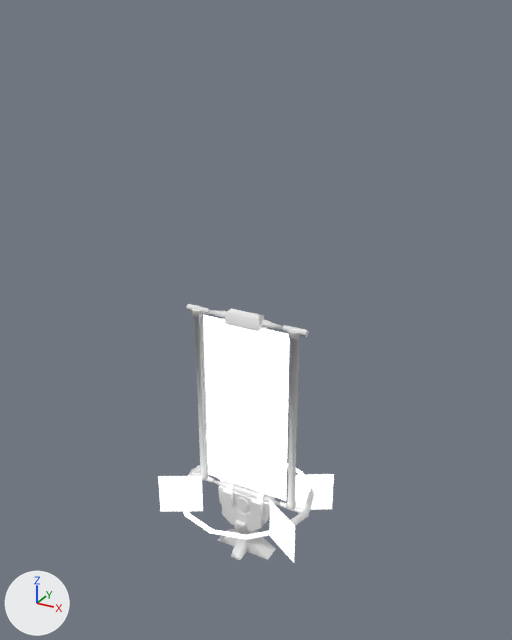
Before and after pictures for a commit that changed the glTF model docs/base/@vl2/shapes.vl2/shapes/switch.glb.
One viewpoint serves both versions: a 50 mm camera at (5.02, -8.78, 8.85) aimed at (0.25, -0.1, 4.51). Arrows for +X, +Y and +Z are at lower left; the lights stay in place. The first picture is the older version.

Script lines for the objects in view, before the commit:
```python
ob_base = bpy.data.objects.new('Base', me_dtsmesh24)
ob_base.location = (0.0, 0.0, 0.0)
ob_baserotater = bpy.data.objects.new('BaseRotater', me_dtsmesh0)
ob_baserotater.location = (0.0, 0.0, 0.0)
ob_beamframe = bpy.data.objects.new('BeamFrame', me_dtsmesh14)
ob_beamframe.location = (0.0, 0.0, 0.0)
ob_centerpiecetop = bpy.data.objects.new('CenterPieceTop', me_dtsmesh34)
ob_centerpiecetop.location = (0.0, 0.0, 0.0)
ob_flarec = bpy.data.objects.new('FlareC', me_dtsmesh90)
ob_flarec.location = (0.0, 0.0, 0.0)
ob_poleendstop = bpy.data.objects.new('PoleEndsTop', me_dtsmesh19)
ob_poleendstop.location = (0.0, 0.0, 0.0)
ob_poletop = bpy.data.objects.new('PoleTop', me_dtsmesh29)
ob_poletop.location = (0.0, 0.0, 0.0)
ob_screen = bpy.data.objects.new('Screen', me_dtsmesh70)
ob_screen.location = (0.0, 0.0, 0.0)
ob_uframe = bpy.data.objects.new('UFrame', me_dtsmesh9)
ob_uframe.location = (0.0, 0.0, 0.0)
# also in view: 'Screenstatic' at (0.0, 0.0, 2.8); 'FlareA' at (-0.98, -0.58, 1.14); 'SupportB' at (0.87, 0.0, 2.79); 'SupportA' at (-0.86, 0.0, 2.79); 'FlareB' at (0.98, -0.57, 1.13)
```
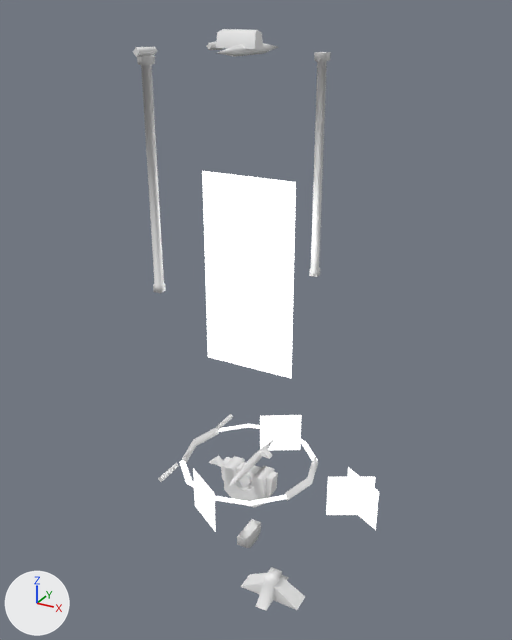
What differs and where, as boxes [x1, y1, x2, y2] in the pictures (512 x 640 px):
```json
{"object": "Screen", "change": "moved", "after": [202, 171, 296, 378], "on screen": "not visible before"}
{"object": "Screenstatic", "change": "moved", "before": [203, 315, 290, 501], "on screen": "not visible afterwards"}
{"object": "SupportA", "change": "moved, turned", "before": [192, 309, 209, 481], "after": [137, 55, 166, 293]}
{"object": "SupportB", "change": "moved, turned", "before": [286, 331, 301, 511], "after": [309, 52, 331, 277]}
{"object": "UFrame", "change": "moved", "before": [218, 481, 275, 532], "after": [221, 456, 278, 508]}
{"object": "BaseRotater", "change": "moved", "before": [218, 529, 276, 560], "after": [240, 567, 305, 611]}
{"object": "FlareB", "change": "moved, turned", "before": [269, 500, 295, 563], "after": [326, 477, 375, 515]}
{"object": "FlareC", "change": "moved, turned", "before": [295, 474, 334, 510], "after": [347, 467, 379, 530]}
{"object": "FlareA", "change": "moved, turned", "before": [158, 476, 203, 512], "after": [193, 468, 216, 532]}
{"object": "CenterPieceTop", "change": "moved", "before": [225, 309, 265, 332], "after": [216, 29, 264, 49]}
{"object": "FlareD", "change": "moved, turned", "before": [207, 448, 226, 482], "after": [260, 415, 302, 451], "on screen": "mostly hidden before"}
{"object": "BeamFrame", "change": "moved", "before": [188, 465, 314, 526], "after": [181, 427, 318, 501]}
{"object": "Beam", "change": "moved", "before": [179, 493, 283, 540], "after": [181, 424, 289, 506]}
{"object": "PoleTop", "change": "moved, turned", "before": [208, 310, 283, 330], "after": [217, 43, 278, 57]}
{"object": "PoleBot", "change": "moved, turned", "before": [213, 480, 280, 505], "after": [226, 439, 274, 489]}
{"object": "BeamB", "change": "moved", "before": [178, 463, 309, 539], "after": [179, 424, 318, 505]}
{"object": "Base", "change": "moved", "before": [234, 520, 250, 534], "after": [237, 519, 261, 548]}
{"object": "PoleEndsTop", "change": "moved, turned", "before": [186, 304, 309, 337], "after": [133, 42, 224, 57]}
{"object": "PoleEndsBot", "change": "moved, turned", "before": [192, 471, 305, 513], "after": [158, 414, 233, 482]}
```

Scene script edits in JSON lines:
```json
{"op": "set", "path": "ob_baserotater.location", "old": "(0.0, 0.0, 0.0)", "new": "(1.0, -0.9, 0.13)"}
{"op": "set", "path": "ob_uframe.location", "old": "(0.0, 0.0, 0.0)", "new": "(0.0, 0.1, 0.45)"}
{"op": "set", "path": "ob_beamframe.location", "old": "(0.0, 0.0, 0.0)", "new": "(0.0, 0.1, 0.59)"}
{"op": "set", "path": "ob_poleendstop.location", "old": "(0.0, 0.0, 0.0)", "new": "(-0.96, 0.0, 3.92)"}
{"op": "set", "path": "ob_poleendstop.rotation_euler", "old": "(0.0, 0.0, 0.0)", "new": "(0.0, 0.0, 1.571)", "note": "degrees (0, 0, 0) -> degrees (0, 0, 90)"}
{"op": "set", "path": "ob_base.location", "old": "(0.0, 0.0, 0.0)", "new": "(0.0, 0.1, -0.38)"}
{"op": "set", "path": "ob_poletop.location", "old": "(0.0, 0.0, 0.0)", "new": "(0.1, 0.0, 3.92)"}
{"op": "set", "path": "ob_poletop.rotation_euler", "old": "(0.0, 0.0, 0.0)", "new": "(0.0, 0.0, -1.571)", "note": "degrees (0, 0, 0) -> degrees (0, 0, -90)"}
{"op": "set", "path": "ob_centerpiecetop.location", "old": "(0.0, 0.0, 0.0)", "new": "(0.0, -0.1, 4.04)"}
{"op": "set", "path": "ob_supporta.location", "old": "(0.0, 0.0, 0.0)", "new": "(-0.96, 0.0, 3.86)"}
{"op": "set", "path": "ob_supporta.rotation_euler", "old": "(0.0, 0.0, 0.0)", "new": "(0.0, 0.0, 1.571)", "note": "degrees (0, 0, 0) -> degrees (0, 0, 90)"}
{"op": "set", "path": "ob_supportb.location", "old": "(0.0, 0.0, 0.0)", "new": "(0.77, 0.0, 3.86)"}
{"op": "set", "path": "ob_supportb.rotation_euler", "old": "(0.0, 0.0, 0.0)", "new": "(0.0, 0.0, 1.571)", "note": "degrees (0, 0, 0) -> degrees (0, 0, 90)"}
{"op": "set", "path": "ob_polebot.location", "old": "(0.0, 0.0, 0.0)", "new": "(0.1, 0.0, 0.65)"}
{"op": "set", "path": "ob_polebot.rotation_euler", "old": "(0.0, 0.0, 0.0)", "new": "(0.0, 0.0, -1.571)", "note": "degrees (0, 0, 0) -> degrees (0, 0, -90)"}
{"op": "set", "path": "ob_poleendsbot.location", "old": "(0.0, 0.0, 0.0)", "new": "(-0.96, 0.0, 0.65)"}
{"op": "set", "path": "ob_poleendsbot.rotation_euler", "old": "(0.0, 0.0, 0.0)", "new": "(0.0, 0.0, 1.571)", "note": "degrees (0, 0, 0) -> degrees (0, 0, 90)"}
{"op": "set", "path": "ob_screen.location", "old": "(0.0, 0.0, 0.0)", "new": "(0.0, 0.1, 2.29)"}
{"op": "set", "path": "ob_beam.location", "old": "(0.0, 0.0, 0.0)", "new": "(0.0, 0.1, 0.59)"}
{"op": "set", "path": "ob_flarea.location", "old": "(0.0, 0.0, 0.0)", "new": "(-1.06, -0.63, 0.63)"}
{"op": "set", "path": "ob_flarea.rotation_euler", "old": "(0.0, 0.0, 0.0)", "new": "(0.0, 0.0, 2.086)", "note": "degrees (0, 0, 0) -> degrees (0, 0, 120)"}
{"op": "set", "path": "ob_flareb.location", "old": "(0.0, 0.0, 0.0)", "new": "(0.9, -0.52, 0.62)"}
{"op": "set", "path": "ob_flareb.rotation_euler", "old": "(0.0, 0.0, 0.0)", "new": "(0.0, 0.0, 1.038)", "note": "degrees (0, 0, 0) -> degrees (0, 0, 59)"}
{"op": "set", "path": "ob_flarec.location", "old": "(0.0, 0.0, 0.0)", "new": "(1.07, 0.63, 0.62)"}
{"op": "set", "path": "ob_flarec.rotation_euler", "old": "(0.0, 0.0, 0.0)", "new": "(0.0, 0.0, -1.038)", "note": "degrees (0, 0, 0) -> degrees (0, 0, -59)"}
{"op": "set", "path": "ob_flared.location", "old": "(0.0, 0.0, 0.0)", "new": "(-0.89, 0.53, 0.63)"}
{"op": "set", "path": "ob_flared.rotation_euler", "old": "(0.0, 0.0, 0.0)", "new": "(0.0, 0.0, -2.086)", "note": "degrees (0, 0, 0) -> degrees (0, 0, -120)"}
{"op": "set", "path": "ob_beamb.location", "old": "(0.0, 0.0, 0.0)", "new": "(0.0, 0.1, 0.59)"}
{"op": "set", "path": "ob_screenstatic.location", "old": "(0.0, 0.0, 0.0)", "new": "(0.0, 0.1, 2.29)"}
```
